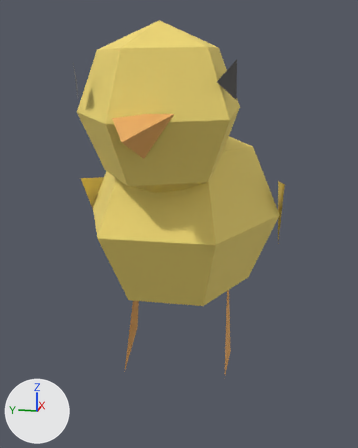
Before and after pictures for a commit that changed the glTF model public/assets/valley3d/chick.glb.
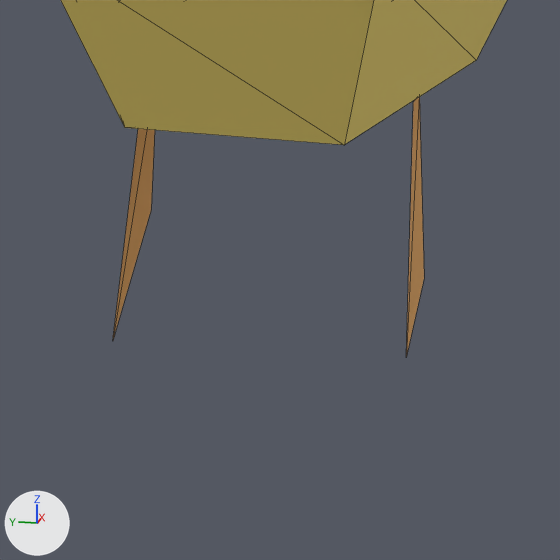
There are two pictures of each version: one whole from a 50 mm camera at (-0.1668, -0.0327, 0.0949) aimed at (-0.0091, -0.0012, 0.0554), one close up on the part from 24% to 77% of the width and 57% to 100% of the height. The lights are fixed; the arrows at lower left show +X, +Y and +Z. The older version's two pictures come first. The close-ups show mesh edges as thin lines. Where no turn or scale is listed for an object, it has been applied to the vertices. Vertices at exactly the same position are counted once.

Before the edit, the objects in view are built like this:
```python
me_leg_l_mesh_001 = bpy.data.meshes.new('Leg_L_Mesh.001')
me_leg_l_mesh_001.from_pydata([(0.0123, -0.017, 0.0237), (0.0029, -0.019, 0.0034), (-0.0174, -0.019, 0.0045), (0.0046, -0.017, 0.0257)], [], [(0, 1, 2), (0, 2, 3)])
me_leg_l_mesh_001.materials.append(mat_beak)  # orange #eaac60
me_leg_r_mesh_001 = bpy.data.meshes.new('Leg_R_Mesh.001')
me_leg_r_mesh_001.from_pydata([(-0.0013, 0.017, 0.0267), (0.0008, 0.019, 0.0044), (-0.0173, 0.019, -0.0049), (-0.009, 0.017, 0.0245)], [], [(0, 1, 2), (0, 2, 3)])
me_leg_r_mesh_001.materials.append(mat_beak)  # orange #eaac60
me_sphere_005 = bpy.data.meshes.new('Sphere.005')
me_sphere_005.from_pydata(...)  # a UV sphere (6 segments, 4 rings, poles along z) spanning x -0.041..0.041, y -0.034..0.034, z -0.033..0.033
me_sphere_005.materials.append(mat_down)  # yellow #f2da73
ob_fluff = bpy.data.objects.new('Fluff', me_sphere_005)
ob_fluff.location = (0.004, 0.0, 0.057)
ob_leg_l = bpy.data.objects.new('Leg_L', me_leg_l_mesh_001)
ob_leg_l.location = (-0.0065, 0.0, 0.0044)
ob_leg_r = bpy.data.objects.new('Leg_R', me_leg_r_mesh_001)
ob_leg_r.location = (0.0071, 0.0, 0.0035)
```
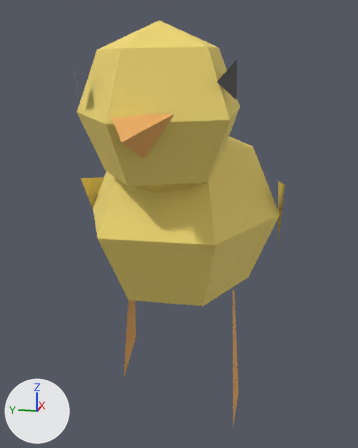
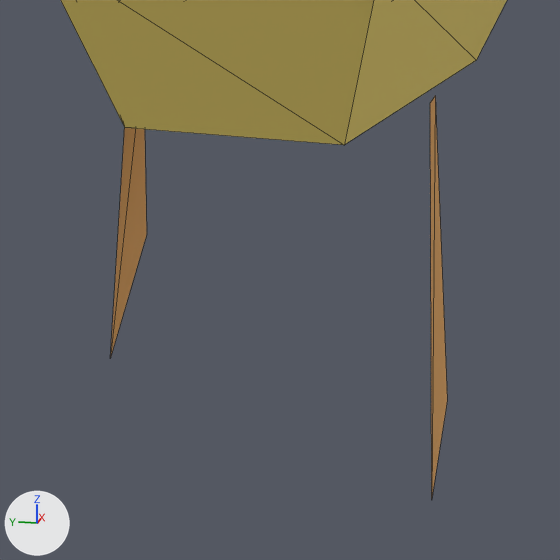
The newer file is also turned or shifted as a whole; pictures and numbers use the older file's frame.

The change, as JSON lines over the scene's bpy script:
```json
{"block": "me_leg_l_mesh_001", "where": "# used by ob_leg_l; location = (-0.0065, 0.0, 0.0044)"}
{"op": "remove", "block": "me_leg_l_mesh_001", "code": "me_leg_l_mesh_001.from_pydata(...)  # 4 vertices, 2 faces; spans x -0.0174..0.0123, y -0.019..-0.017, z 0.0034..0.0257"}
{"op": "add", "block": "me_leg_l_mesh_001", "code": "me_leg_l_mesh_001.from_pydata(...)  # 4 vertices, 2 faces; spans x -0.0282..0.0123, y -0.023..-0.019, z -0.0062..0.0257"}
{"block": "me_leg_l_mesh_001", "change": "me_leg_l_mesh_001 part 1"}
{"op": "set", "path": "me_leg_l_mesh_001.vertices[0].co", "old": "(0.0123, -0.017, 0.0237)", "new": "(0.0123, -0.019, 0.0237)", "note": "not seen -> pixel (435, 95)"}
{"op": "set", "path": "me_leg_l_mesh_001.vertices[1].co", "old": "(0.0029, -0.019, 0.0034)", "new": "(-0.0078, -0.023, -0.0062)", "note": "pixel (424, 278) -> pixel (447, 400)"}
{"op": "set", "path": "me_leg_l_mesh_001.vertices[2].co", "old": "(-0.0174, -0.019, 0.0045)", "new": "(-0.0282, -0.023, -0.0051)", "note": "pixel (406, 357) -> not seen"}
{"op": "set", "path": "me_leg_l_mesh_001.vertices[3].co", "old": "(0.0046, -0.017, 0.0257)", "new": "(0.0046, -0.019, 0.0257)", "note": "pixel (413, 101) -> pixel (430, 102)"}
{"block": "me_leg_r_mesh_001", "where": "# used by ob_leg_r; location = (0.0071, 0.0, 0.0035)"}
{"op": "remove", "block": "me_leg_r_mesh_001", "code": "me_leg_r_mesh_001.from_pydata(...)  # 4 vertices, 2 faces; spans x -0.0173..0.0008, y 0.017..0.019, z -0.0049..0.0267"}
{"op": "add", "block": "me_leg_r_mesh_001", "code": "me_leg_r_mesh_001.from_pydata(...)  # 4 vertices, 2 faces; spans x -0.009..0.0118, y 0.019..0.023, z -0.0143..0.0267"}
{"block": "me_leg_r_mesh_001", "change": "me_leg_r_mesh_001 part 2"}
{"op": "set", "path": "me_leg_r_mesh_001.vertices[0].co", "old": "(-0.0013, 0.017, 0.0267)", "new": "(-0.0013, 0.019, 0.0267)"}
{"op": "set", "path": "me_leg_r_mesh_001.vertices[1].co", "old": "(0.0008, 0.019, 0.0044)", "new": "(0.0118, 0.023, -0.005)", "note": "pixel (151, 209) -> pixel (146, 234)"}
{"op": "set", "path": "me_leg_r_mesh_001.vertices[2].co", "old": "(-0.0173, 0.019, -0.0049)", "new": "(-0.0064, 0.023, -0.0143)", "note": "not seen -> pixel (110, 358)"}
{"op": "set", "path": "me_leg_r_mesh_001.vertices[3].co", "old": "(-0.009, 0.017, 0.0245)", "new": "(-0.009, 0.019, 0.0245)"}
```

Where the change shows, as pixel boxes [x1, y1, x2, y2] in the close-ups (560 x 560 px):
```json
{"object": "Leg_L", "change": "reshaped", "before": [406, 97, 424, 357], "after": [430, 97, 447, 494], "on screen": "52% taller"}
{"object": "Leg_R", "change": "reshaped", "before": [113, 129, 155, 338], "after": [110, 128, 147, 358]}
```
